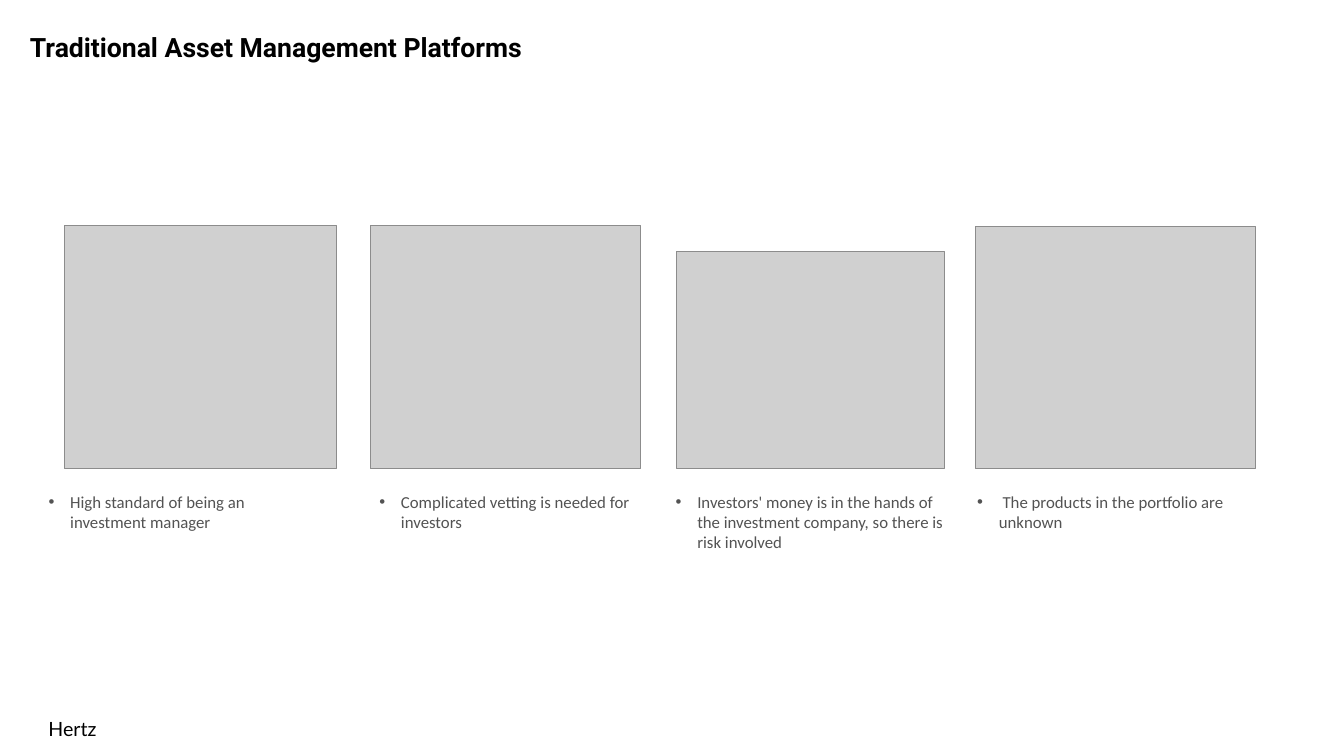
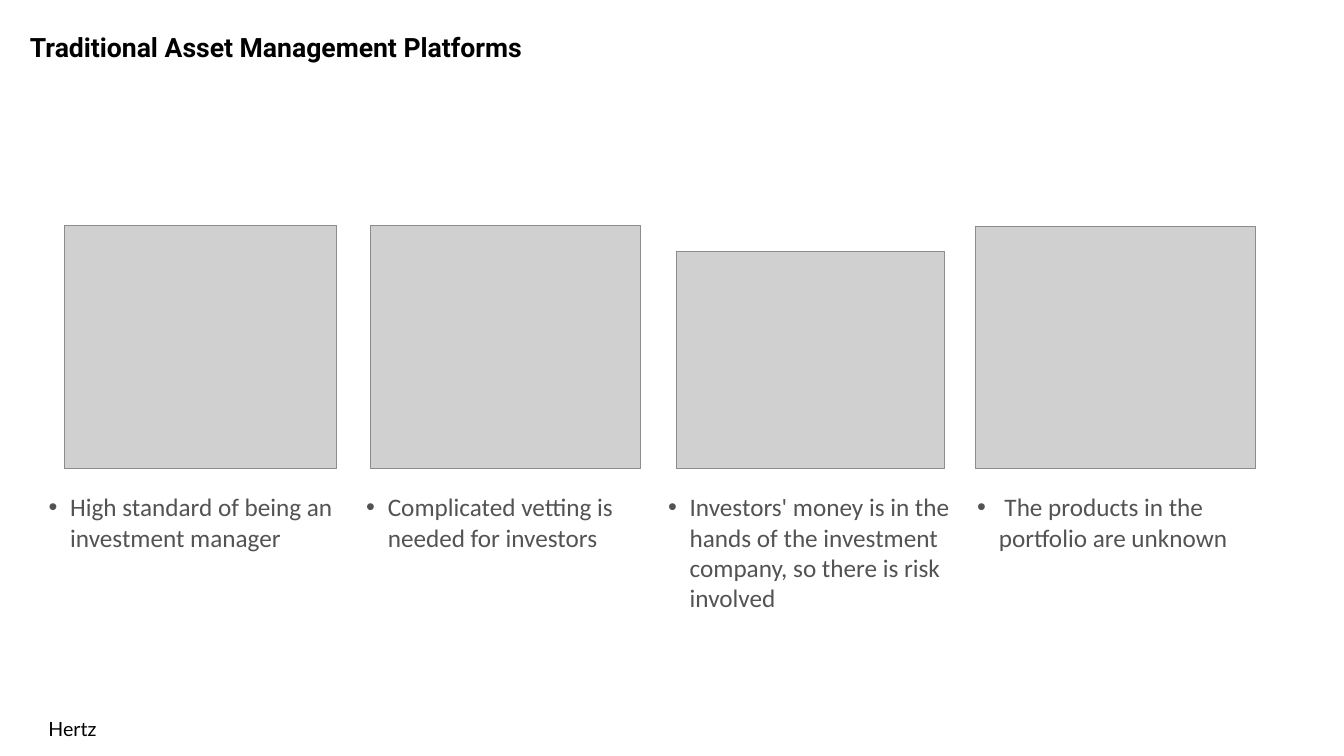
Before and after one commit to IOSGVentures/Layer2Hackathon, a slide deck: slide 3 of projects/Team-1-HertzFinance/hertz-pitchdeck.pptx. Drawn at 1344x756 pixels with LibreOffice and Linux fonts; fonts in the diff are those of the drawing; grey boxes stand for pictures; background and template pictures are left out. Boxes give left, top, right and bottom in pixels: in the first picture for what was removed or moved away, otherwise in the second. Text is boxed around its words. In the diff, an @@ line names an element or a change of style, - is before the commit and + after.

```diff
--- a/projects/Team-1-HertzFinance/hertz-pitchdeck.pptx
+++ b/projects/Team-1-HertzFinance/hertz-pitchdeck.pptx
@@ text "Complicated vetting is needed for ...": place and size @@
-text "Complicated vetting is needed for ..." at (401, 496, 629, 528)
+text "Complicated vetting is needed for ..." at (388, 498, 613, 547)
@@ size 12 to 18 pt in 4 elements at (999, 498, 1227, 551), (70, 498, 332, 552), (388, 498, 613, 547), (690, 498, 949, 607) @@
@@ text "Investors' money is in the ...": place and size @@
-text "Investors' money is in the ..." at (697, 496, 942, 548)
+text "Investors' money is in the ..." at (690, 498, 949, 607)
```
Also in this commit, not shown: 6 other slides changed, 1 slide added, 1 slide removed.
